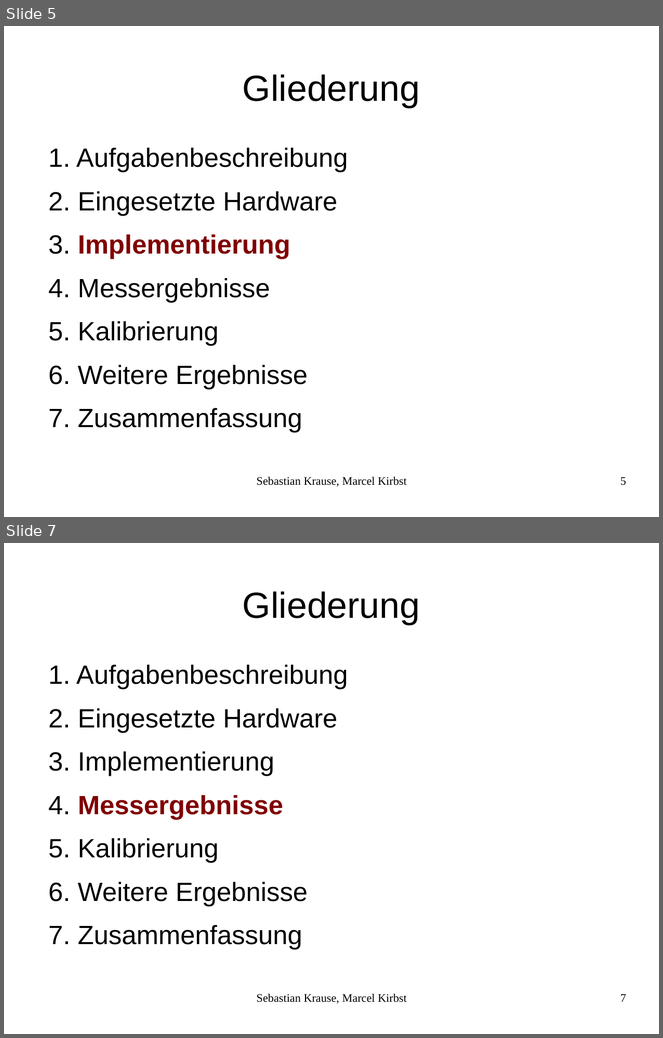
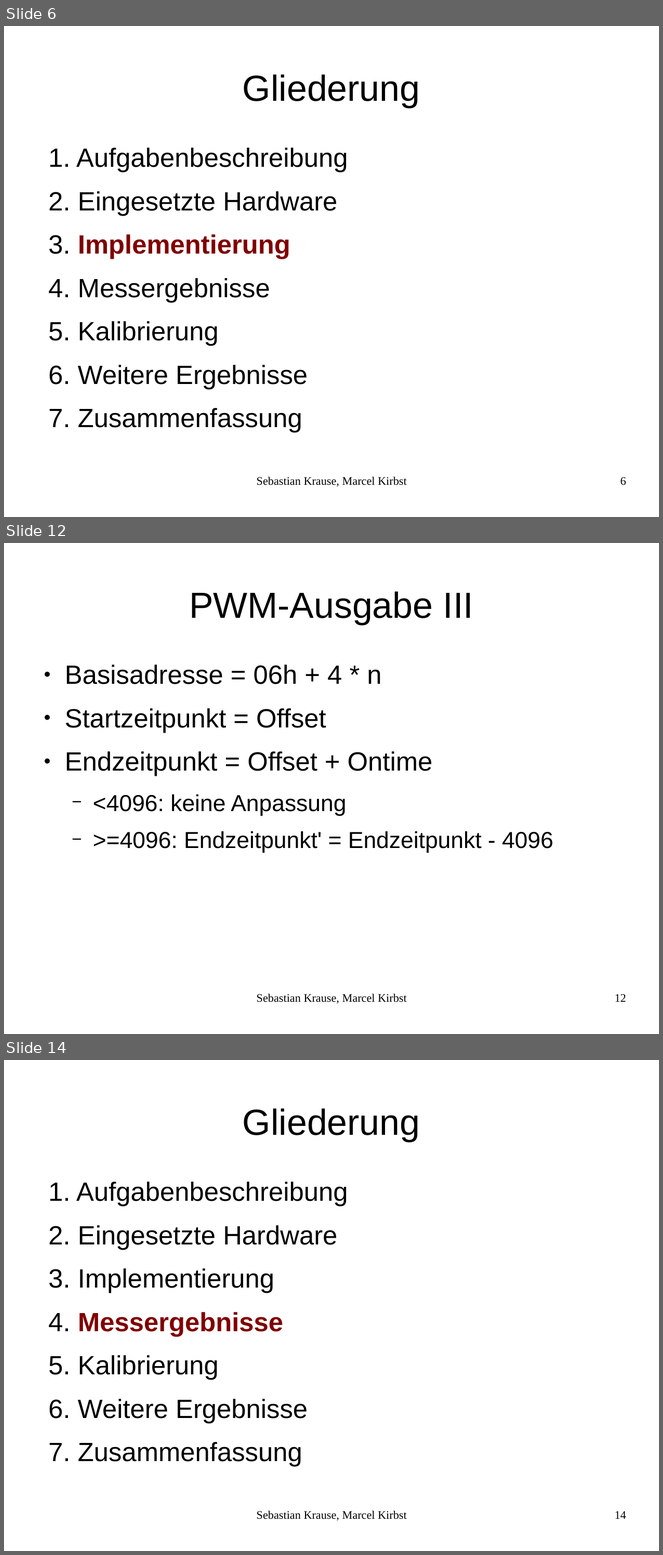
Before and after one commit to mkirbst/mca, a slide deck: praesi/mca.odp. Shown one above the other, each under a label of ours: slides 5 and 7 before the commit, slides 6, 12 and 14 after it; the slides between them are not shown. The pictures are 663x1038 and 663x1555 pixels, drawn with LibreOffice and Linux fonts; fonts in the diff are those of the drawing. Boxes give left, top, right and bottom in pixels: in the first picture for what was removed or moved away, otherwise in the second. Text is boxed around its words. In the diff, an @@ line names an element or a change of style, - is before the commit and + after.

```diff
--- a/praesi/mca.odp
+++ b/praesi/mca.odp
@@ slide 12 added at <box>4,543,659,1034</box>, background #FFFFFF @@
@@ title added at <box>189,591,474,625</box>, 44 pt, text #000000 @@
+PWM-Ausgabe III
@@ text added at <box>65,665,554,853</box>, 32 pt, text #000000 @@
+● Basisadresse = 06h + 4 * n
+● Startzeitpunkt = Offset
+● Endzeitpunkt = Offset + Ontime
+  − <4096: keine Anpassung
+  − >=4096: Endzeitpunkt' = Endzeitpunkt - 4096
@@ text added at <box>257,994,407,1004</box>, 14 pt, text #000000 @@
+Sebastian Krause, Marcel Kirbst
@@ page number added at <box>615,994,626,1002</box>, 14 pt, text #000000 @@
+12
@@ what was slide 5 is now slide 6 @@
@@ page number at <box>621,477,626,486</box>: text changed @@
-5
+6
@@ what was slide 7 is now slide 14 @@
@@ page number at <box>615,1511,626,1519</box>: text changed @@
-7
+14
```
Also in this commit, not shown: 4 slides changed, 7 other slides added, 1 slide removed, 1 other file.
